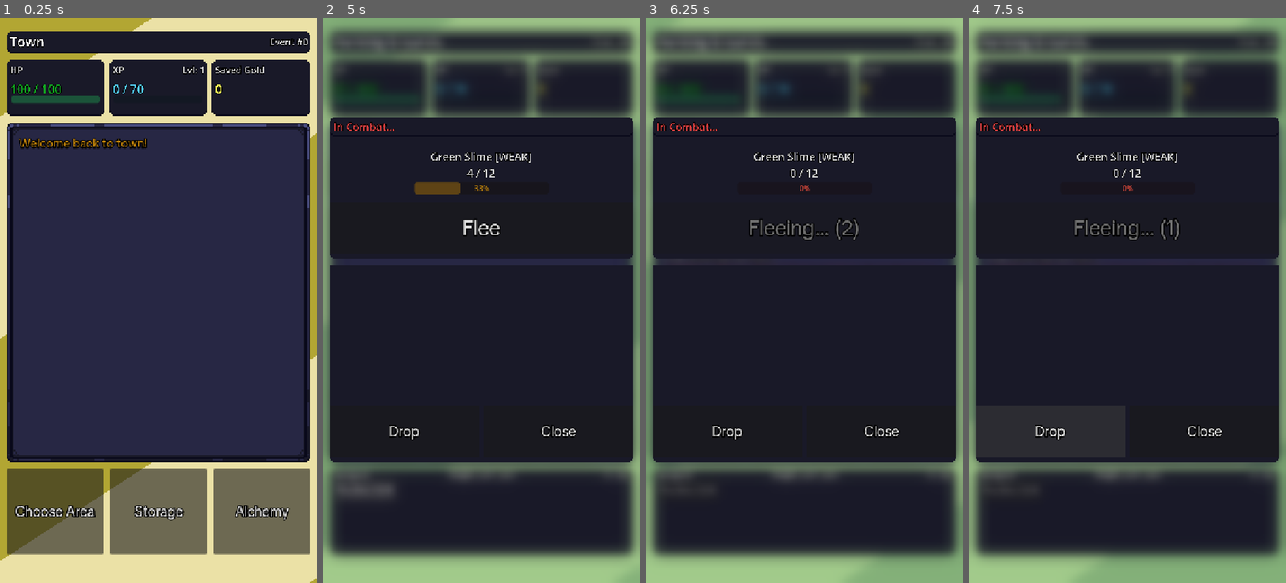
Above: before the commit, frames 1-4 (left to right).
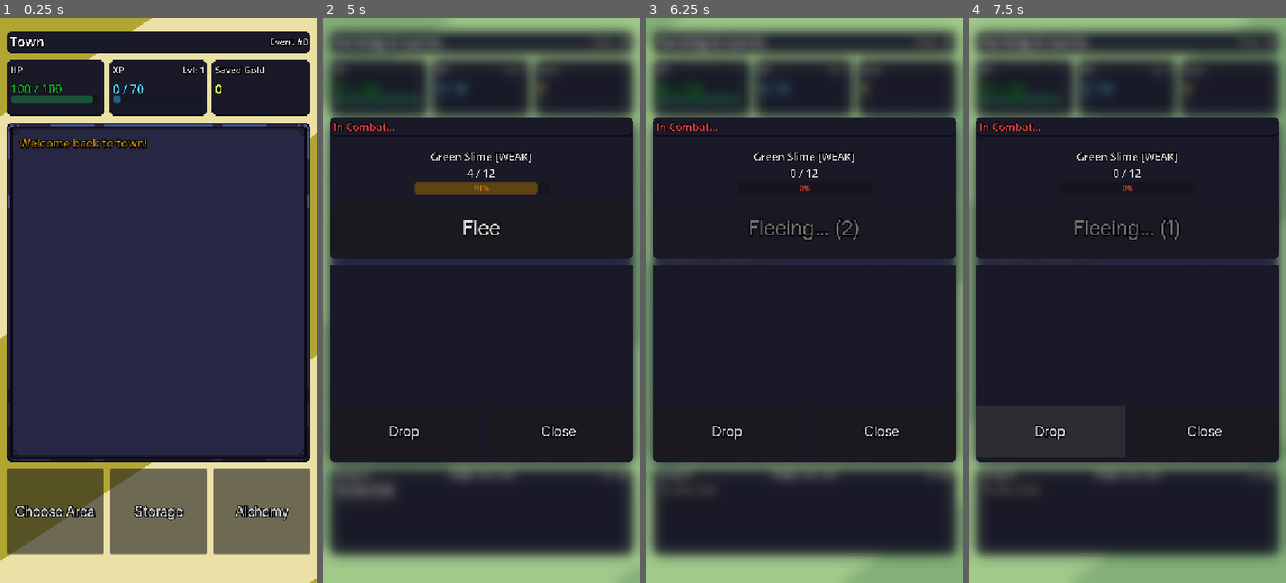
Above: after the commit, the same moments.

Repository: Nano95/project_RUNES
Game: Godot game, scene res://Scenes/Main.tscn
Two runs of this game, one before a commit and one after it. Both use one fixed random seed, a clock stepped at 60 frames per second and the inputs below.
Inputs (mouse positions are in pixels of both pictures, inside the frame that each line leads up to):
- Up to frame 1 (0.25 s): no input
- Up to frame 2 (5 s): click "Choose Area" at 0.5 s; click "Hunting Grounds" at 1.25 s; move the mouse to (551, 272) at 2.02 s; click (551, 272) at 2.17 s; drag from (418, 328) to (465, 413) at 2.77 s; move the mouse to (513, 176) at 3.52 s; click (513, 176) at 3.67 s; click "Tin Ore 2/20" at 4.25 s
- Up to frame 3 (6.25 s): click "Drop" at 5 s; click "Flee" at 5.75 s
- Up to frame 4 (7.5 s): click "Tin Ore 2/20" at 6.5 s; click "Drop" at 7.25 s

The runs differ from the first frame. In frame 1, 0.2% of the frame differs, in the area x 3-38%, y 11-16%; in frame 2, 0.5%, in the area x 42-68%, y 29-32%; in frame 3, less than 0.1%; in frame 4, less than 0.1%.
Error in both runs: Invalid call. Nonexistent function 'removeFromInventory' in base 'Node (InventorySystem)'. (res://Scripts/ItemActionModal.gd:31)

Commit message:
Some Simple Juice

Diff:
--- a/Scenes/MainController.tscn
+++ b/Scenes/MainController.tscn
@@ -346,14 +346,15 @@
 anchors_preset = 4
 anchor_top = 0.5
 anchor_bottom = 0.5
-offset_left = 8.0
-offset_top = -17.0
-offset_right = 707.99994
-offset_bottom = 107.0
-grow_vertical = 2
+offset_left = -236.0
+offset_top = -60.499992
+offset_right = 463.99994
+offset_bottom = 63.500008
+grow_vertical = 2
+pivot_offset_ratio = Vector2(0.5, 0.5)
 theme_override_constants/outline_size = 20
 theme_override_font_sizes/font_size = 90
-text = "100/100"
+text = "0/100"
 vertical_alignment = 1
 
 [node name="ProgressBar" type="ProgressBar" parent="UIController/MarginContainer/VBoxContainer/TopRow/StatsLayout/Stats/HP" unique_id=793133424]
@@ -366,7 +367,6 @@
 offset_right = 212.0
 offset_bottom = 34.5
 grow_vertical = 2
-value = 80.0
 show_percentage = false
 
 [node name="XP" type="Panel" parent="UIController/MarginContainer/VBoxContainer/TopRow/StatsLayout/Stats" unique_id=123069569]
@@ -419,7 +419,7 @@
 vertical_alignment = 1
 
 [node name="ProgressBar" type="ProgressBar" parent="UIController/MarginContainer/VBoxContainer/TopRow/StatsLayout/Stats/XP" unique_id=673016376]
-self_modulate = Color(0.20703125, 0.81414795, 1, 1)
+self_modulate = Color(0.20784314, 0.8156863, 1, 1)
 layout_mode = 1
 anchors_preset = 4
 anchor_top = 0.5
@@ -1337,7 +1337,6 @@
 text = "Close"
 
 [node name="MonsterBattleOverlay" type="ColorRect" parent="UIController" unique_id=1221790153 node_paths=PackedStringArray("enemyNameLabel", "enemyHPBar", "enemyHPValue", "fleeButton")]
-visible = false
 material = SubResource("ShaderMaterial_ds30n")
 layout_mode = 1
 anchors_preset = 15
--- a/Scripts/Main.gd
+++ b/Scripts/Main.gd
@@ -189,8 +189,7 @@
 	# Resume ticks only if player was mid-run
 	if (active_menu_ref is not MainController):
 			return
-	if (game_data.inArea and not game_data.inCombat):
-		active_menu_ref.tickTimer.start()
+	active_menu_ref.tickTimer.start()
 
 func onHardExit() -> void:
 	if game_data.inArea:
@@ -228,7 +227,8 @@
 		spawn_to_top_ui_layer(info)
 		info.show_info(str("Gone: ", Utils.format_time(elapsed)))
 
-		## NOW ADD to the HP without going above maxhp
+		## NOW ADD to the HP without going above maxhp if not in area
+		if (game_data.inArea): return
 		var previousHp = game_data.hp
 		game_data.hp = min(game_data.maxHp, game_data.hp + elapsed)
 		var actualHealed = game_data.hp - previousHp
--- a/Scripts/MonsterBattleOverlay.gd
+++ b/Scripts/MonsterBattleOverlay.gd
@@ -8,6 +8,7 @@
 
 var main:MainNode
 var monsterMaxHp: int = 0
+var hpTween: Tween
 
 func _ready() -> void:
 	main = Utils.get_main()
@@ -32,10 +33,14 @@
 
 func onCombatTick(_playerDmg: int, _monsterDmg: int, monsterHpLeft: int) -> void:
 	var hpLeft = max(0, monsterHpLeft)
-	enemyHPBar.value = hpLeft
 	enemyHPValue.text = "%d / %d" % [hpLeft, monsterMaxHp]
 	updateHPColor(hpLeft)
-
+	# Animate the bar
+	enemyHPBar.max_value = monsterMaxHp
+	if hpTween:
+		hpTween.kill()
+	hpTween = create_tween()
+	hpTween.tween_property(enemyHPBar, "value", monsterHpLeft, 0.25).set_trans(Tween.TRANS_QUAD).set_ease(Tween.EASE_OUT)
 	# Update flee button if currently fleeing
 	if main.game_data.isFleeing:
 		fleeButton.disabled = true
--- a/Scripts/StatsDisplay.gd
+++ b/Scripts/StatsDisplay.gd
@@ -11,15 +11,23 @@
 @export var goldValue: Label
 @export var areaValue: Label
 @export var eventValue: Label
+var hpTween: Tween
+var xpTween: Tween
+var pulseTween: Tween
+const PULSE_SCALE: Vector2 = Vector2(.33, .33)
+const NORMAL_SCALE: Vector2 = Vector2(.3, .3)
+var hpLabelOriginalPosition: Vector2
 
 func _ready() -> void:
 	main = Utils.get_main()
+	hpLabelOriginalPosition = hpValue.position
 	GameEvents.eventLogged.connect(onEventLogged)
 	GameEvents.areaEntered.connect(onAreaEntered)
 	GameEvents.areaExited.connect(onAreaExited)
 	GameEvents.playerDied.connect(onPlayerDied)
 	GameEvents.goldDeposited.connect(onGoldDeposited)
 	GameEvents.hpChanged.connect(updateHp)
+	GameEvents.leveledUp.connect(playLevelUpEffect)
 
 	refresh()
 	goldLabel.text = "Saved Gold"
@@ -36,18 +44,12 @@
 func refresh() -> void:
 	var gd = main.game_data
 
-	# HP
+	#  HP and XP
 	updateHp()
-
-	# XP
-	var xpNeeded = xpForNextLevel()
-	lvValue.text = "Lvl: %d" % gd.level
-	xpValue.text = "%d / %d" % [gd.xp, xpNeeded]
-	xpBar.max_value = xpNeeded
-	xpBar.value = gd.xp
+	updateXp()
 
 	# Gold — show carried gold in area, saved gold in town
-	if gd.inArea:
+	if (gd.inArea):
 		goldLabel.text = "Gold"
 		goldValue.text = str(gd.gold)
 	else:
@@ -62,8 +64,8 @@
 	var gd = main.game_data
 	hpValue.text = "%d / %d" % [gd.hp, gd.maxHp]
 	hpBar.max_value = gd.maxHp
-	hpBar.value = gd.hp
-	var hpPct = float(gd.hp) / float(gd.maxHp)
+	#hpBar.value = gd.hp
+	var hpPct = float(gd.hp) / float(gd.maxHp) # percentage
 	if hpPct > 0.6:
 		hpValue.modulate = Color("#27ae60")
 		hpBar.modulate = Color("#27ae60")
@@ -73,6 +75,32 @@
 	else:
 		hpValue.modulate = Color("#e74c3c")
 		hpBar.modulate = Color("#e74c3c")
+	# Animate the bar
+	hpBar.max_value = gd.maxHp
+	if hpTween:
+		hpTween.kill()
+	hpTween = create_tween()
+	hpTween.tween_property(hpBar, "value", gd.hp, 0.35).set_trans(Tween.TRANS_QUAD).set_ease(Tween.EASE_OUT)
+	# Pulse the label on every HP change
+	#pulseHpLabel()
+
+func updateXp() -> void:
+	var gd = main.game_data
+	var xpNeeded = xpForNextLevel()
+
+	# Update text immediately
+	lvValue.text = "Lvl: %d" % gd.level
+	xpValue.text = "%d / %d" % [gd.xp, xpNeeded]
+
+	# Update bar max in case of level up
+	xpBar.max_value = xpNeeded
+
+	# Animate the bar
+	if xpTween:
+		xpTween.kill()
+	xpTween = create_tween()
+	xpTween.tween_property(xpBar, "value", gd.xp, 0.35).set_trans(Tween.TRANS_QUAD).set_ease(Tween.EASE_OUT)
+
 
 func onEventLogged(_text: String, _style: String, _track_num: bool) -> void:
 	# Refresh stats on every event tick
@@ -95,3 +123,36 @@
 
 func xpForNextLevel() -> int:
 	return main.game_data.level * 70 + (main.game_data.level - 1) * 35
+
+func playLevelUpEffect() -> void:
+	var gd = main.game_data
+
+	# First animate to full
+	if xpTween:
+		xpTween.kill()
+	xpTween = create_tween()
+	xpTween.tween_property(xpBar, "value", xpBar.max_value, 0.20) \
+		.set_trans(Tween.TRANS_QUAD).set_ease(Tween.EASE_OUT)
+
+	# Then flash the bar white
+	xpTween.tween_property(xpBar, "modulate", Color(1, 1, 1, 1), 0.15)
+	xpTween.tween_property(xpBar, "modulate", Color("#35d0ff"), 0.15)
+
+	# Then reset to zero and animate up to current xp with new max
+	xpTween.tween_callback(func():
+		xpBar.max_value = xpForNextLevel()
+		xpBar.value = 0
+		lvValue.text = "Lvl: %d" % gd.level
+	)
+	xpTween.tween_property(xpBar, "value", gd.xp, 0.35) \
+		.set_trans(Tween.TRANS_QUAD).set_ease(Tween.EASE_OUT)
+
+func pulseHpLabel() -> void:
+	if pulseTween:
+		pulseTween.kill()
+	hpValue.scale = NORMAL_SCALE
+	pulseTween = create_tween()
+	pulseTween.tween_property(hpValue, "scale", PULSE_SCALE, 0.12) \
+		.set_trans(Tween.TRANS_QUAD).set_ease(Tween.EASE_OUT)
+	pulseTween.tween_property(hpValue, "scale", NORMAL_SCALE, 0.20) \
+		.set_trans(Tween.TRANS_QUAD).set_ease(Tween.EASE_IN)
